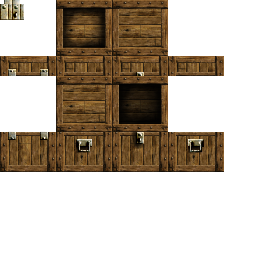
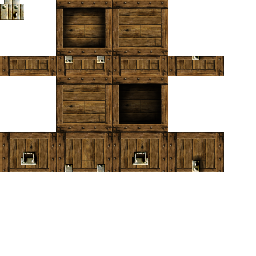
Comparing the layer stacks of the two 256x256 images. Changes:
painted on "normal.png" over [0, 56, 224, 172]
